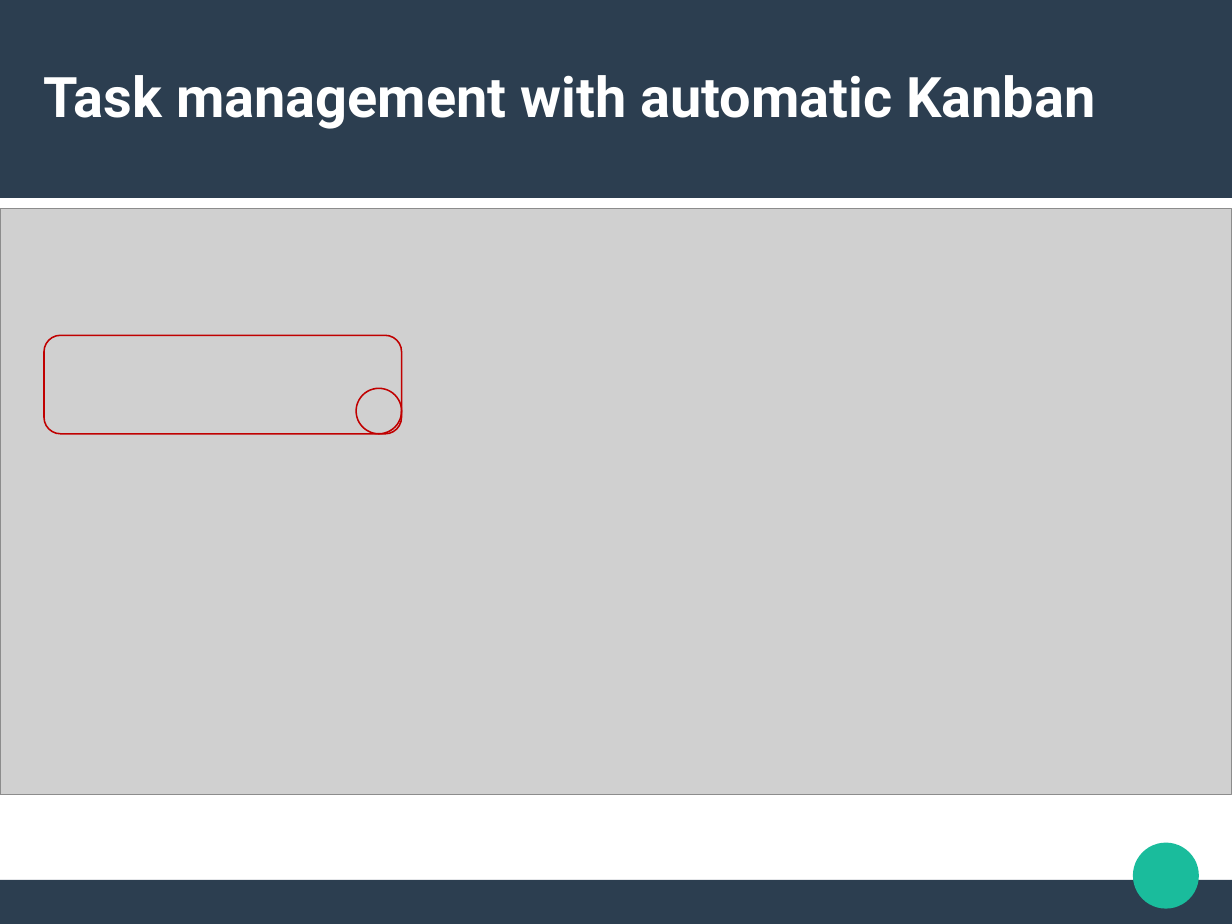
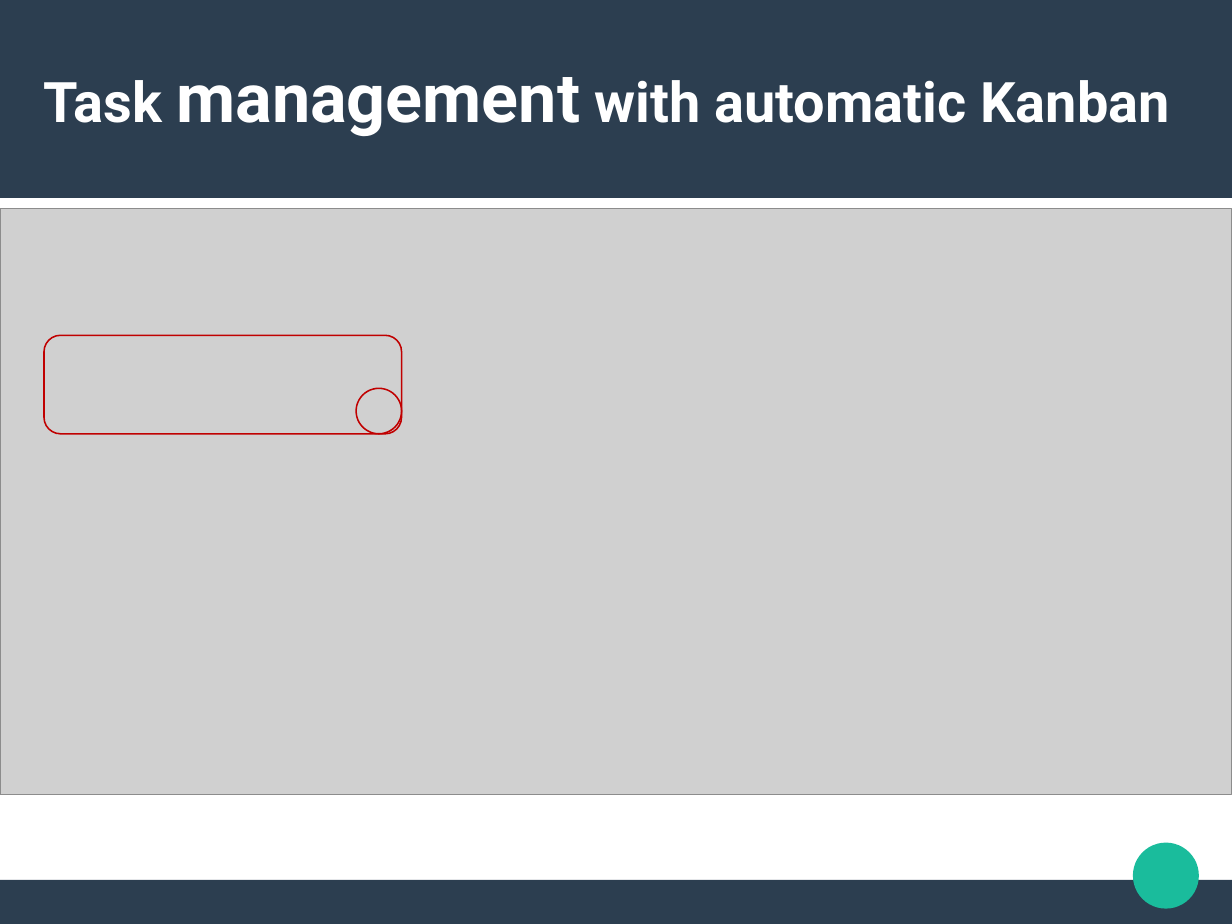
Before and after one commit to Eliiona/Java_BC, a slide deck: slide 4 of Prezentacijaa.odp. Drawn at 1232x924 pixels with LibreOffice and Linux fonts; fonts in the diff are those of the drawing; grey boxes stand for pictures. Boxes give left, top, right and bottom in pixels: in the first picture for what was removed or moved away, otherwise in the second. Text is boxed around its words. In the diff, an @@ line names an element or a change of style, - is before the commit and + after.

```diff
--- a/Prezentacijaa.odp
+++ b/Prezentacijaa.odp
@@ title "Task management with automatic Kanban" at (44, 77, 1169, 136): size 36 to 44 pt in "management" @@
```
Also in this commit, not shown: 4 other slides changed, 1 slide added, 1 slide removed.
